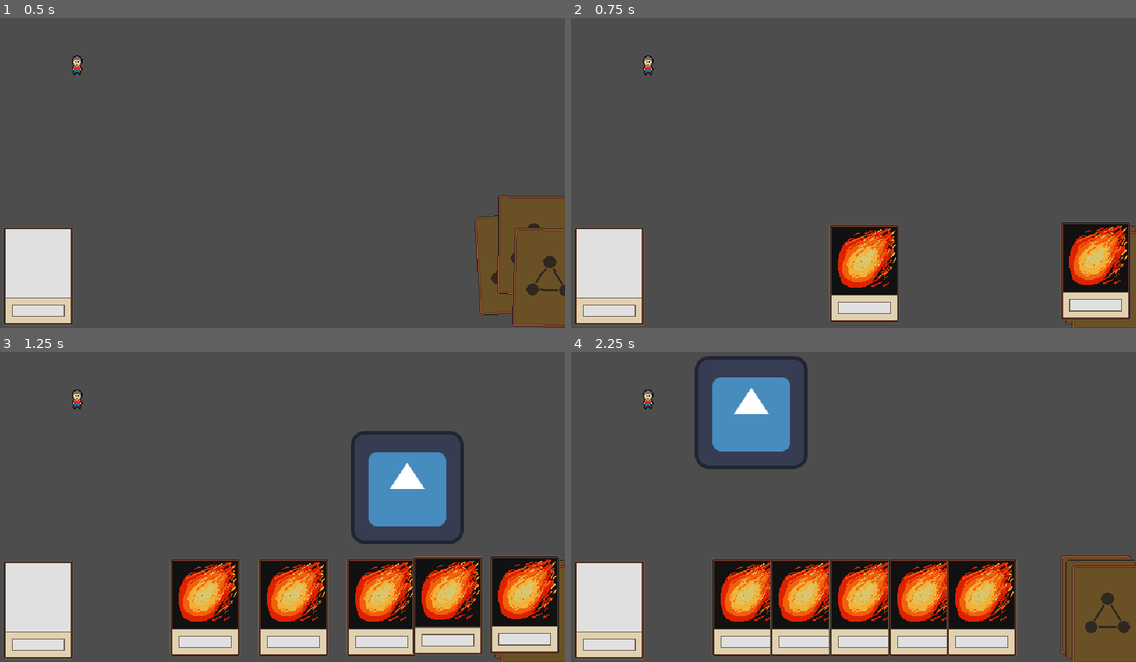
Above: before the commit, frames 1-4 (two rows, left to right).
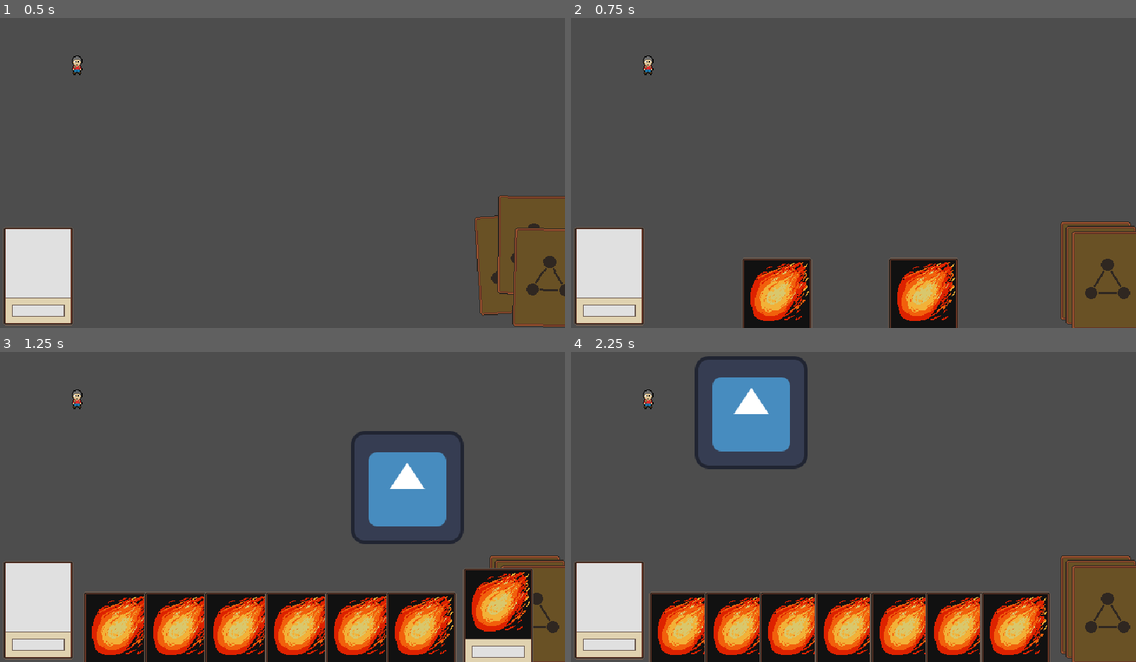
Above: after the commit, the same moments.

Repository: HaywardMorihara/action-card-game
Game: Godot game, scene res://Main.tscn
The game is run twice, just before and just after one commit, with the same random seed, the same clock (stepped at 60 frames per second) and the same inputs. The engine's default icon, where the game draws it, is replaced by a stand-in: a white triangle on a blue panel in a dark square.
Inputs (mouse positions are in pixels of both pictures, inside the frame that each line leads up to):
- Up to frame 1 (0.5 s): no input
- Up to frame 2 (0.75 s): move the mouse to (977, 154) at 0.52 s; press the mouse at (977, 154) at 0.53 s
- Up to frame 3 (1.25 s): tap Space (ui_select) at 0.77 s
- Up to frame 4 (2.25 s): move the mouse to (740, 519) at 1.27 s; release the mouse at (740, 519) at 1.28 s; click (740, 519) at 1.35 s; tap Space (ui_select) at 1.52 s; tap Enter at 2 s; move the mouse to (910, 432) at 2.02 s; press the mouse at (910, 432) at 2.03 s

Frame 1 is identical in both runs. In frame 2, 13% of the frame differs, in the area x 30-100%, y 65-100%; in frame 3, 25%, in the area x 14-100%, y 65-100%; in frame 4, 21%.

Commit message:
Hover Over Hand and Card

Diff:
--- a/card_game/CardGame.gd
+++ b/card_game/CardGame.gd
@@ -13,7 +13,7 @@
 	# TODO Remove - for testing
 	shuffle_deck();
 	await deck.shuffle_finished
-	draw_cards(5);
+	draw_cards(7);
 
 func _physics_process(delta):
 	while not _animation_queue.is_empty() and not _is_card_animation_in_progress:
@@ -127,15 +127,7 @@
 	var next_card : Card = deck.draw_card() as Card;
 	if not next_card:
 		return null
-	add_child(next_card);
-	# Important: This has to come after being added as a child, or else position doesn't work
-	next_card.global_position = deck.global_position;
 
 	_animation_queue.append(func(callback : Callable):
-		next_card.move_to(hand.global_position, callback);
+		hand.add_card(next_card, deck.global_position, callback);
 	);
-
-	_animation_queue.append(func(callback : Callable):
-		remove_child(next_card);
-		hand.add_card(next_card, callback);
-	);
--- a/card_game/CardGame.tscn
+++ b/card_game/CardGame.tscn
@@ -15,4 +15,4 @@
 position = Vector2(43, 301)
 
 [node name="Hand" parent="." instance=ExtResource("2_qrhnp")]
-position = Vector2(332, 298)
+position = Vector2(316, 336)
--- a/card_game/card/Card.gd
+++ b/card_game/card/Card.gd
@@ -1,4 +1,4 @@
-class_name Card extends Node2D
+class_name Card extends Area2D
 
 # TODO Investigate - Tried making CardEffect a Resource, but then, I couldn't connect signals to it (PointAndClickEffect)
 #@export var effect : CardEffect
@@ -6,7 +6,13 @@
 @export_file("*.gd") var effect_filepath : String
 @onready var effect : CardEffect = load(effect_filepath).new();
 
+@onready var collision_shape : CollisionShape2D = $CollisionShape2D as CollisionShape2D
+
 var animation_move_speed : float = 0.1
+var hover_scale : float = 2.0
+var hover_displacement : float = 40.0
+
+var resting_position : Vector2
 
 func play():
 	assert(effect, "Card effect must be set in order to play it!");
@@ -15,7 +21,27 @@
 func get_effect_description() -> String:
 	return effect.get_description();
 
-func move_to(target : Vector2, callback : Callable):
-	var tween : Tween = create_tween();
+# TODO Does this need a callback?
+func move_to_global_pos(target : Vector2, callback : Callable = func() : pass):
+	var tween : Tween = create_tween() as Tween;
 	tween.tween_property(self, "global_position", target, animation_move_speed);
 	tween.tween_callback(callback);
+
+func move_to_local_pos(target : Vector2, callback : Callable = func() : pass):
+	var tween : Tween = create_tween() as Tween;
+	tween.tween_property(self, "position", target, animation_move_speed);
+	tween.tween_callback(callback);
+
+func scale_to(target : float) -> void:
+	var tween : Tween = create_tween() as Tween;
+	tween.tween_property(self, "scale", Vector2(target, target), animation_move_speed);
+
+func _on_mouse_entered() -> void:
+	if position != resting_position:
+		return
+#	scale_to(hover_scale);
+	move_to_local_pos(resting_position + Vector2(0, -hover_displacement));
+
+func _on_mouse_exited() -> void:
+#	scale_to(1.0);
+	move_to_local_pos(resting_position);
--- a/card_game/card/Card.tscn
+++ b/card_game/card/Card.tscn
@@ -1,10 +1,20 @@
-[gd_scene load_steps=3 format=3 uid="uid://dixa05st8m4cw"]
+[gd_scene load_steps=4 format=3 uid="uid://dixa05st8m4cw"]
 
 [ext_resource type="Script" path="res://card_game/card/Card.gd" id="1_41olx"]
 [ext_resource type="Texture2D" uid="uid://fe2habq28skx" path="res://card_game/card/blank_card_front.png" id="2_ado7w"]
 
-[node name="Card" type="Node2D"]
+[sub_resource type="RectangleShape2D" id="RectangleShape2D_d5xj0"]
+size = Vector2(80, 160)
+
+[node name="Card" type="Area2D"]
 script = ExtResource("1_41olx")
 
 [node name="CardTemplate" type="Sprite2D" parent="."]
 texture = ExtResource("2_ado7w")
+
+[node name="CollisionShape2D" type="CollisionShape2D" parent="."]
+position = Vector2(0, 24)
+shape = SubResource("RectangleShape2D_d5xj0")
+
+[connection signal="mouse_entered" from="." to="." method="_on_mouse_entered"]
+[connection signal="mouse_exited" from="." to="." method="_on_mouse_exited"]
--- a/card_game/hand/Hand.gd
+++ b/card_game/hand/Hand.gd
@@ -1,11 +1,19 @@
-class_name Hand extends Node2D
+class_name Hand extends Area2D
 
+@onready var collision_shape : CollisionShape2D = $CollisionShape2D
 @onready var contents : Node = $Contents;
 
-func add_card(card : Card, callback : Callable):
+var animation_speed : float = 0.1
+var hover_displacement : float = 20.0
+
+var resting_position : Vector2
+
+func _ready() -> void:
+	resting_position = position;
+
+func add_card(card : Card, start_global_pos : Vector2, callback : Callable):
 	contents.add_child(card);
-	# TODO This is a hack I don't love
-	card.position = Vector2.ZERO;
+	card.global_position = start_global_pos;
 	_rebalance(callback);
 
 func remove(card : Card) -> Card:
@@ -25,14 +33,15 @@
 	return []
 
 func _rebalance(callback : Callable):
-	var hand_width = $CollisionShape2D.shape.get_size().x;
+	var hand_width = collision_shape.shape.get_size().x;
 	var cards_in_hand = contents.get_children();
 	var num_cards_in_hand = cards_in_hand.size();
 	for i in range(num_cards_in_hand):
 		var new_pos = self.global_position;
 		var x_diff = - (hand_width / 2) + (hand_width / (num_cards_in_hand + 1)) * (i + 1);
 		new_pos.x += x_diff;
-		cards_in_hand[i].move_to(new_pos, callback);
+		cards_in_hand[i].resting_position = Vector2(x_diff, 0);
+		cards_in_hand[i].move_to_global_pos(new_pos, callback);
 
 # TODO Remove
 func _input(event):
@@ -41,3 +50,13 @@
 		if len(children) == 0:
 			return;
 		children[0].play();
+
+func _on_mouse_entered() -> void:
+	if position != resting_position:
+		return
+	var tween : Tween = create_tween() as Tween;
+	tween.tween_property(self, "position", position + Vector2(0,-hover_displacement), animation_speed);
+
+func _on_mouse_exited() -> void:
+	var tween : Tween = create_tween() as Tween;
+	tween.tween_property(self, "position", resting_position, animation_speed);
--- a/card_game/hand/Hand.tscn
+++ b/card_game/hand/Hand.tscn
@@ -3,12 +3,15 @@
 [ext_resource type="Script" path="res://card_game/hand/Hand.gd" id="1_juich"]
 
 [sub_resource type="RectangleShape2D" id="RectangleShape2D_1yneu"]
-size = Vector2(400, 100)
+size = Vector2(500, 100)
 
 [node name="Hand" type="Area2D"]
 script = ExtResource("1_juich")
 
+[node name="Contents" type="Node2D" parent="."]
+
 [node name="CollisionShape2D" type="CollisionShape2D" parent="."]
 shape = SubResource("RectangleShape2D_1yneu")
 
-[node name="Contents" type="Node2D" parent="."]
+[connection signal="mouse_entered" from="." to="." method="_on_mouse_entered"]
+[connection signal="mouse_exited" from="." to="." method="_on_mouse_exited"]
--- a/project.godot
+++ b/project.godot
@@ -23,6 +23,7 @@
 
 window/size/viewport_width=640
 window/size/viewport_height=360
+window/size/always_on_top=true
 window/size/window_width_override=1280
 window/size/window_height_override=720
 window/stretch/mode="viewport"
